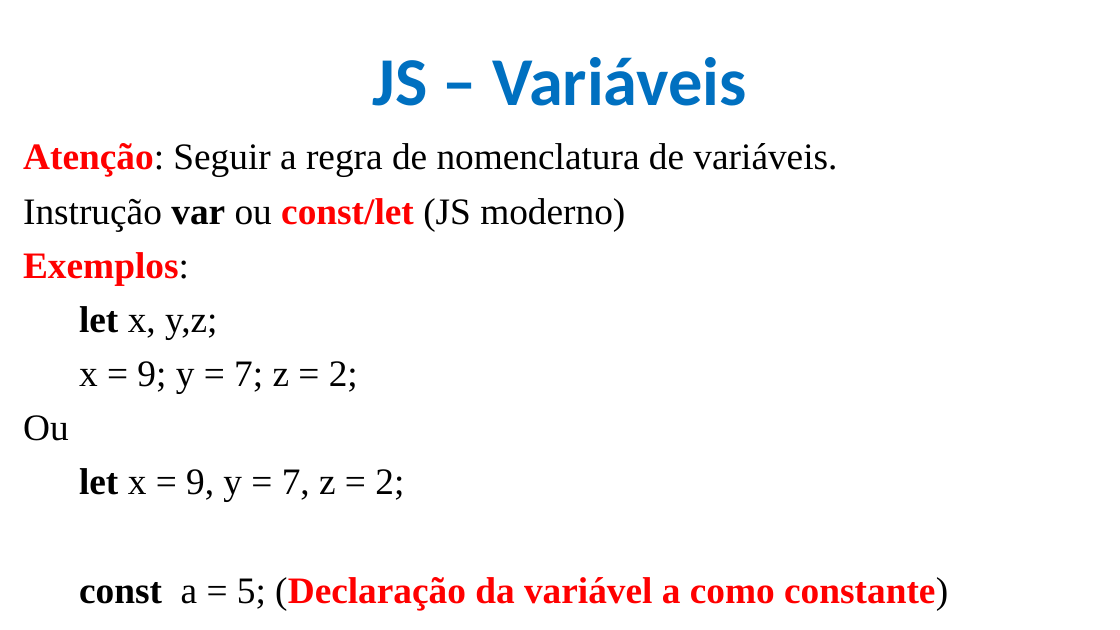
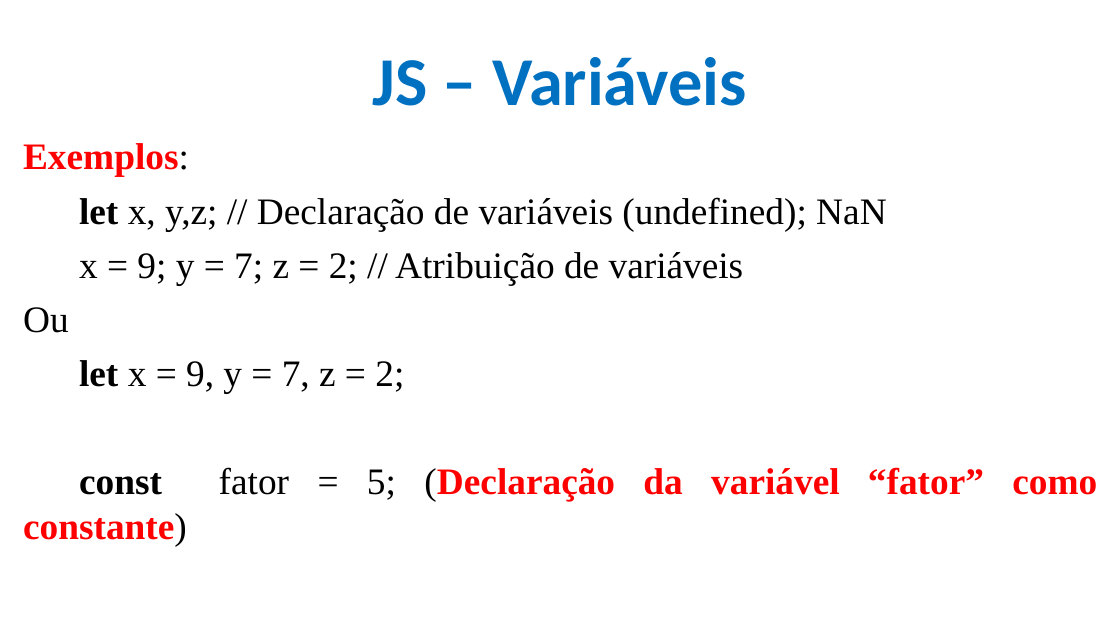
Before and after one commit to CloudEducationBrazil/WydenDesenvolvimentoWebPHP, a slide deck: slide 6 of 01 Classes/Aula 09 Desenvolvimento Web PHP - JS.pptx (slide 5 before the commit). Drawn at 1120x630 pixels with LibreOffice and Linux fonts; fonts in the diff are those of the drawing; background and template pictures are left out. Boxes give left, top, right and bottom in pixels: in the first picture for what was removed or moved away, otherwise in the second. Text is boxed around its words. In the diff, an @@ line names an element or a change of style, - is before the commit and + after.

Commit message:
JS

```diff
--- a/01 Classes/Aula 09 Desenvolvimento Web PHP - JS.pptx
+++ b/01 Classes/Aula 09 Desenvolvimento Web PHP - JS.pptx
@@ text at bbox=[23, 143, 837, 231]: paragraphs removed @@
-Atenção: Seguir a regra de nomenclatura de variáveis.
-Instrução var ou const/let (JS moderno)
@@ text at bbox=[79, 197, 886, 285]: text changed @@
-let x, y,z;
-x = 9; y = 7; z = 2;
+let x, y,z; // Declaração de variáveis (undefined); NaN
+x = 9; y = 7; z = 2; // Atribuição de variáveis
@@ text at bbox=[23, 467, 1097, 546]: text changed @@
-const a = 5; (Declaração da variável a como constante)
+const fator = 5; (Declaração da variável “fator” como constante)
```
Also in this commit, not shown: 2 other slides changed, 29 slides added.
